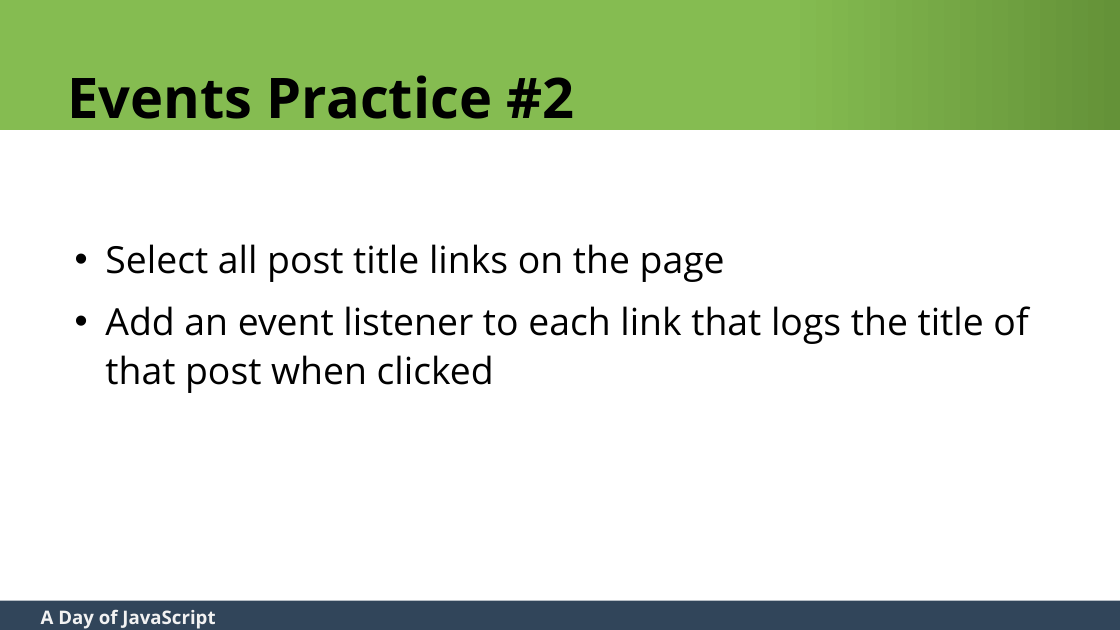
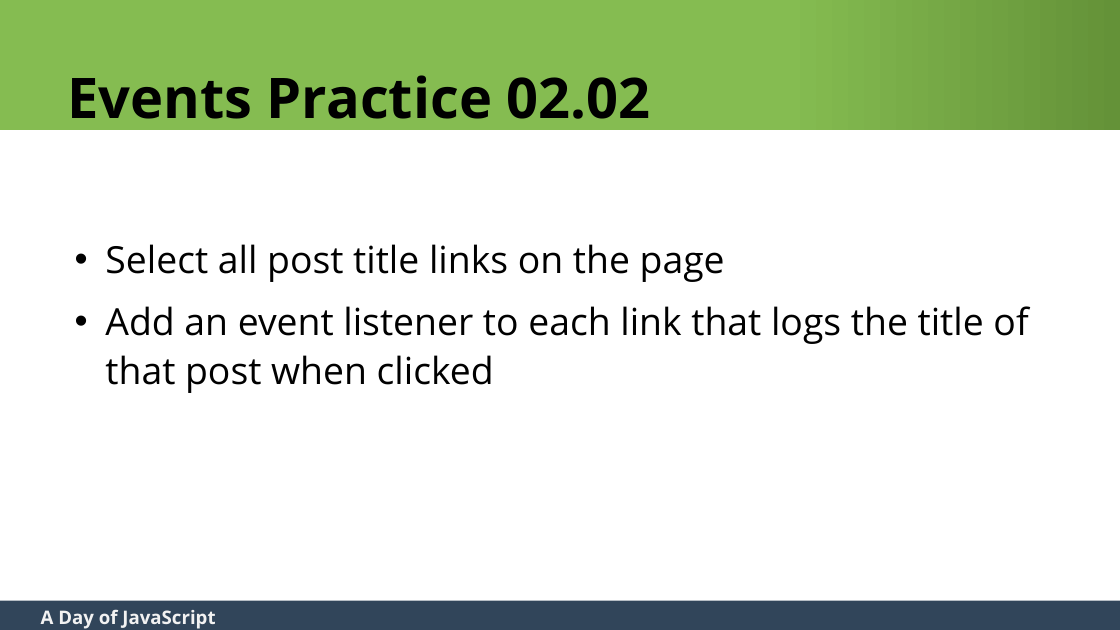
Before and after one commit to zgordon/a-day-of-javascript, a slide deck: slide 73 of A Day of JavaScript Slides.pptx. Drawn at 1120x630 pixels with LibreOffice and Linux fonts; fonts in the diff are those of the drawing. Boxes give left, top, right and bottom in pixels: in the first picture for what was removed or moved away, otherwise in the second. Text is boxed around its words. In the diff, an @@ line names an element or a change of style, - is before the commit and + after.

```diff
--- a/A Day of JavaScript Slides.pptx
+++ b/A Day of JavaScript Slides.pptx
@@ title at <box>67,75,651,133</box>: text changed @@
-Events Practice #2
+Events Practice 02.02
```
Also in this commit, not shown: 13 other slides changed, 3 slides added, 1 other file.
